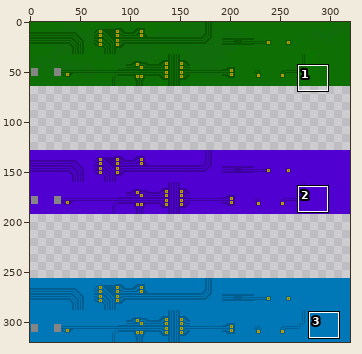
Sprite sheet, stored at src/tiles/gaffa_lobby_textures_No2.png. Above: a wide view before the commit, with the close-up outlined.
Close-up. The starting point:
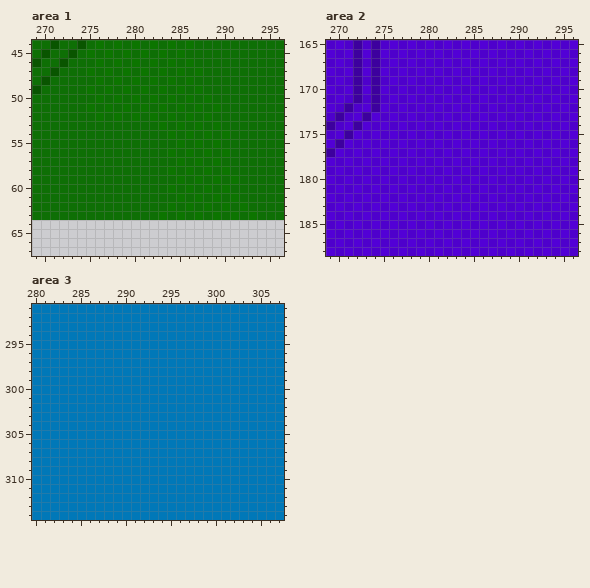
The file is 320x320 pixels. Colours within 5 levels of each other are drawn and written as one. Shown: area 1: x 269..296, y 44..67; area 2: x 269..296, y 165..188; area 3: x 280..307, y 291..314.
New version:
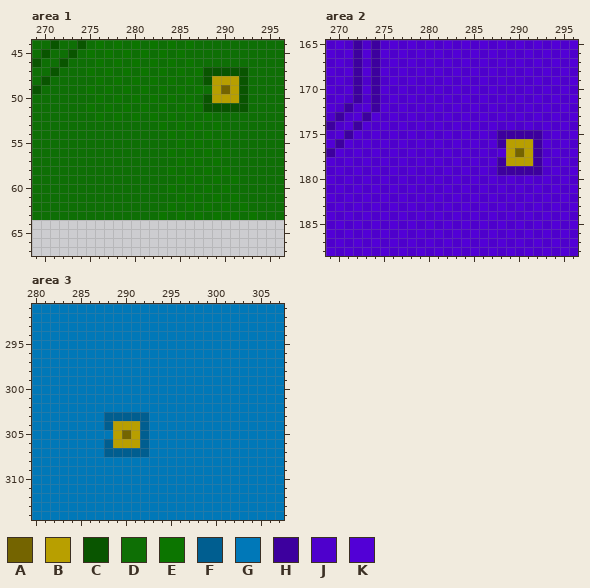
Palette (. is transparent): A #746400  B #b89f00  C #095500  D #0e6f05  E #0c7500  F #005e90  G #0078b8  H #3d009e  J #4e00cc  K #5200d6
The edit:
Changed rows in their new state; - is an unchanged pixel.
Area 1:
first column x 288:
47 CCCCC
48 CBBBC
49 -BABC
50 CBBBC
51 CCCCC
Area 2:
first column x 288:
175 HHHHH
176 HBBBH
177 -BABH
178 HBBBH
179 HHHHH
Area 3:
first column x 288:
303 FFFFF
304 FBBBF
305 -BABF
306 FBBBF
307 FFFFF
